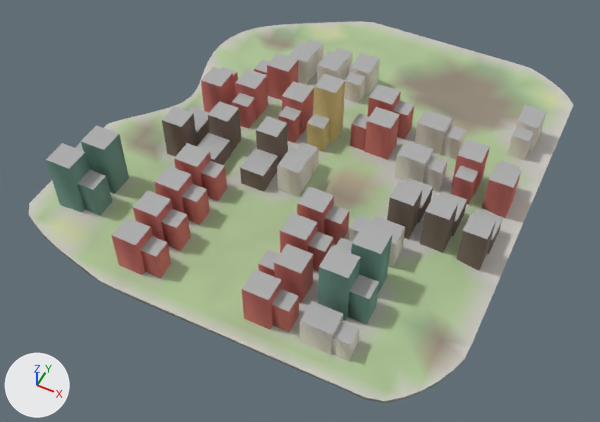
The glTF model godot_project/remake/sky/islands/SKY-041.lod1.glb, before and after one commit.
One viewpoint serves both versions: a camera (50 mm lens) standing at (132.0, -302.0, 331.0) and looking at (-12.0, -14.0, -29.0). The lights are fixed; the arrows at lower left show +X, +Y and +Z. The picture after the commit comes second.

The first picture shows 'buildings', 'deck', 'rock'.
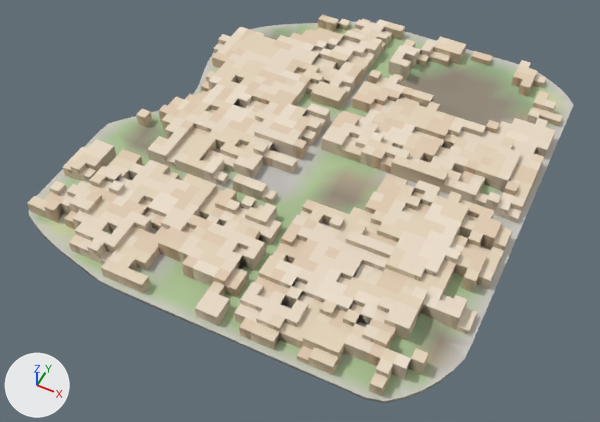
Changed parts and their boxes [x1, y1, x2, y2] in the pictures (600 x 422 px):
'warren_hull', added: after [27, 15, 562, 396]
'buildings', deleted: before [46, 39, 547, 361]

Diff of the bpy script that builds the scene:
```diff
--- a/godot_project/remake/sky/islands/SKY-041.lod1.glb.py
+++ b/godot_project/remake/sky/islands/SKY-041.lod1.glb.py
@@ me_warren_hull @@
+me_warren_hull.from_pydata(...)  # 2562 vertices, 5710 faces; spans x -129.0..105.0, y -120.0..132.0, z 0.0..13.0
+me_warren_hull.materials.append(mat_sky_lod_bldg)
@@ ob_buildings @@
-ob_buildings = bpy.data.objects.new('buildings', me_buildings)
-ob_buildings.location = (0.0, 0.0, 0.0)
@@ ob_warren_hull @@
+ob_warren_hull = bpy.data.objects.new('warren_hull', me_warren_hull)
+ob_warren_hull.location = (0.0, 0.0, 0.0)
```
